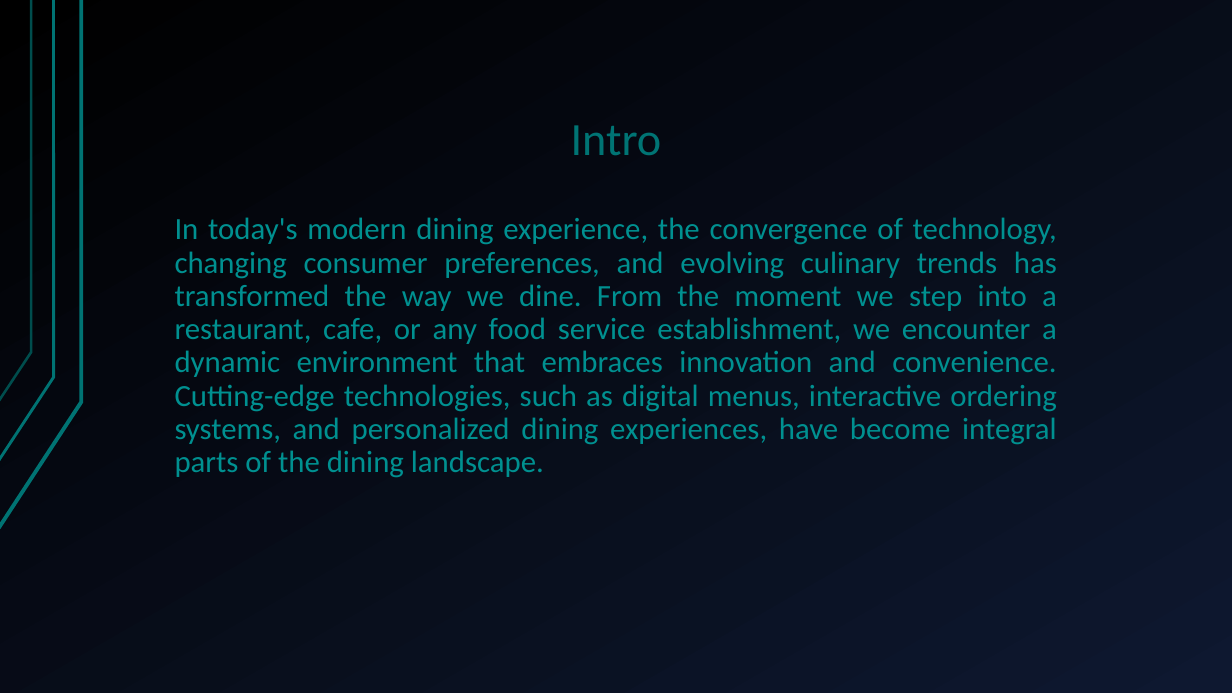
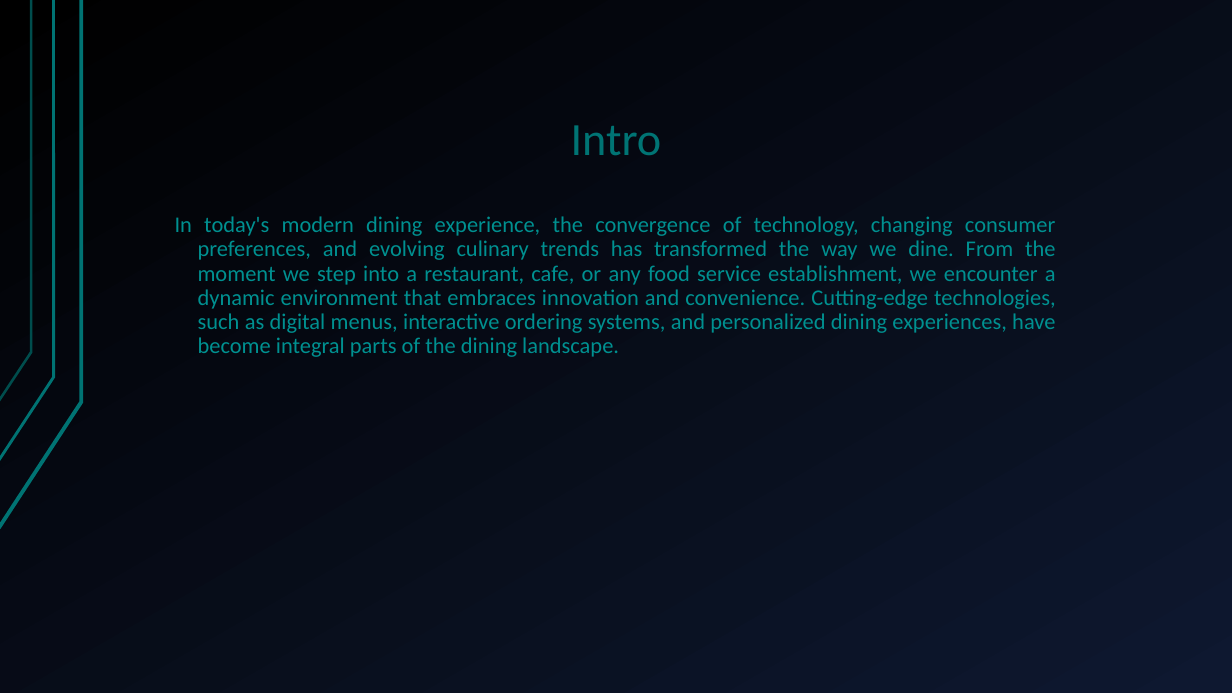
Before and after one commit to alexxGmZ/MenuMaApp, a slide deck: slide 2 of DOCS/FreEzMenu2.pptx. Drawn at 1232x693 pixels with LibreOffice and Linux fonts; fonts in the diff are those of the drawing. Boxes give left, top, right and bottom in pixels: in the first picture for what was removed or moved away, otherwise in the second. Text is boxed around its words. In the diff, an @@ line names an element or a change of style, - is before the commit and + after.

```diff
--- a/DOCS/FreEzMenu2.pptx
+++ b/DOCS/FreEzMenu2.pptx
@@ text "In today's modern dining experience, ..." at [175, 216, 1056, 357]: size 24 to 17.5 pt @@
```
Also in this commit, not shown: 10 other slides changed.
